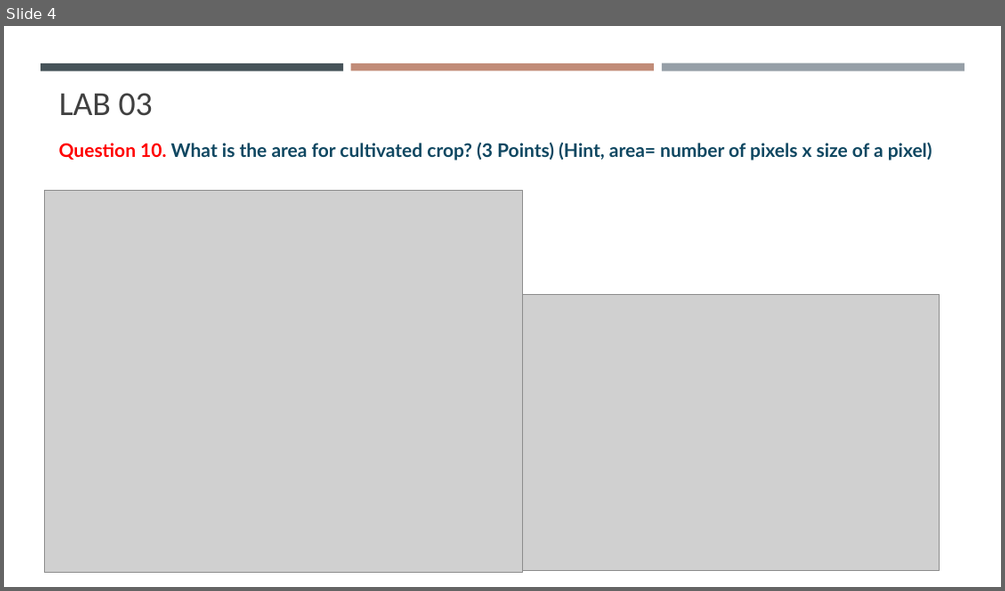
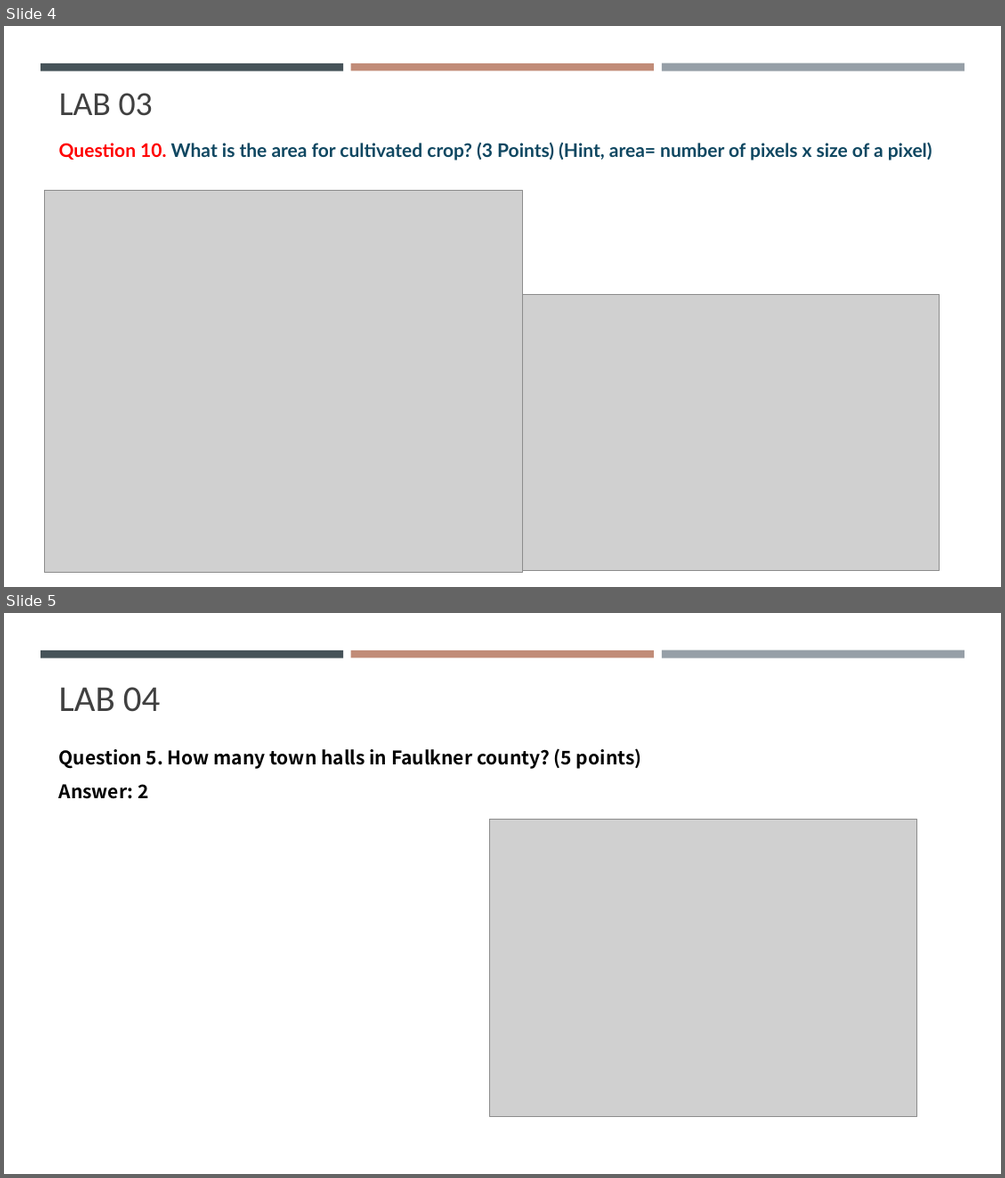
Before and after one commit to gisynw/GIS_I, a slide deck: docs/Lab/Lab03_04_Summary.pptx. Shown one above the other, each under a label of ours: slide 4 before the commit, slides 4 and 5 after it. The pictures are 1005x591 and 1005x1178 pixels, drawn with LibreOffice and Linux fonts; fonts in the diff are those of the drawing; grey boxes stand for pictures. Boxes give left, top, right and bottom in pixels: in the first picture for what was removed or moved away, otherwise in the second. Text is boxed around its words. In the diff, an @@ line names an element or a change of style, - is before the commit and + after.

```diff
--- a/docs/Lab/Lab03_04_Summary.pptx
+++ b/docs/Lab/Lab03_04_Summary.pptx
@@ slide 5 added at box(4, 613, 1001, 1174), background #FFFFFF; not listed: 3 template elements that a slide beside it also shows @@
@@ text added at box(59, 687, 160, 712), 35.1 pt, text #404040 @@
+LAB 04
@@ text added at box(59, 748, 641, 799), 18 pt, text #000000, bold @@
+Question 5. How many town halls in Faulkner county? (5 points)
+Answer: 2
@@ picture added at box(489, 819, 916, 1116) @@
```
Also in this commit, not shown: 3 other slides added, 42 other files.
